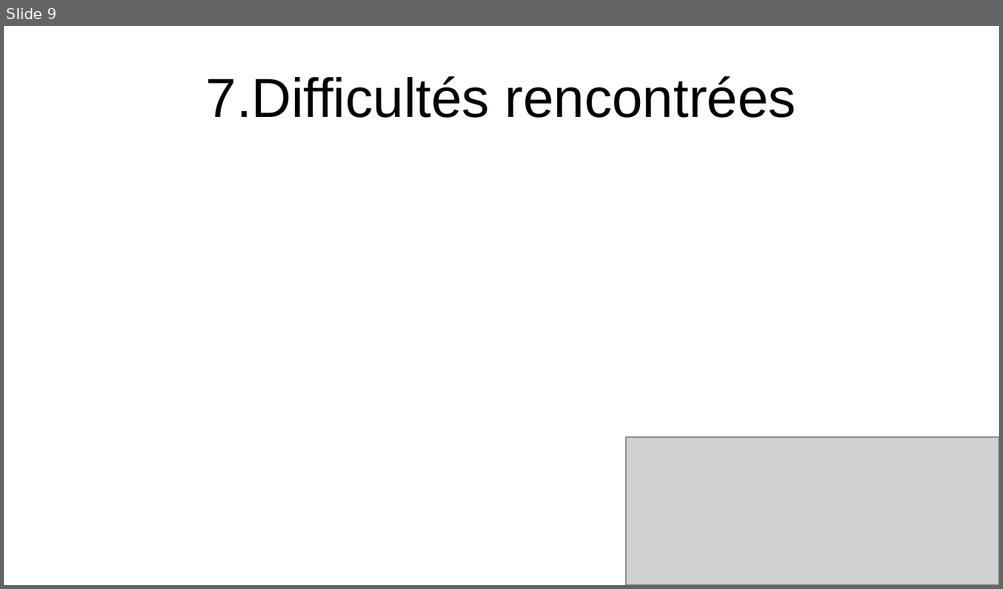
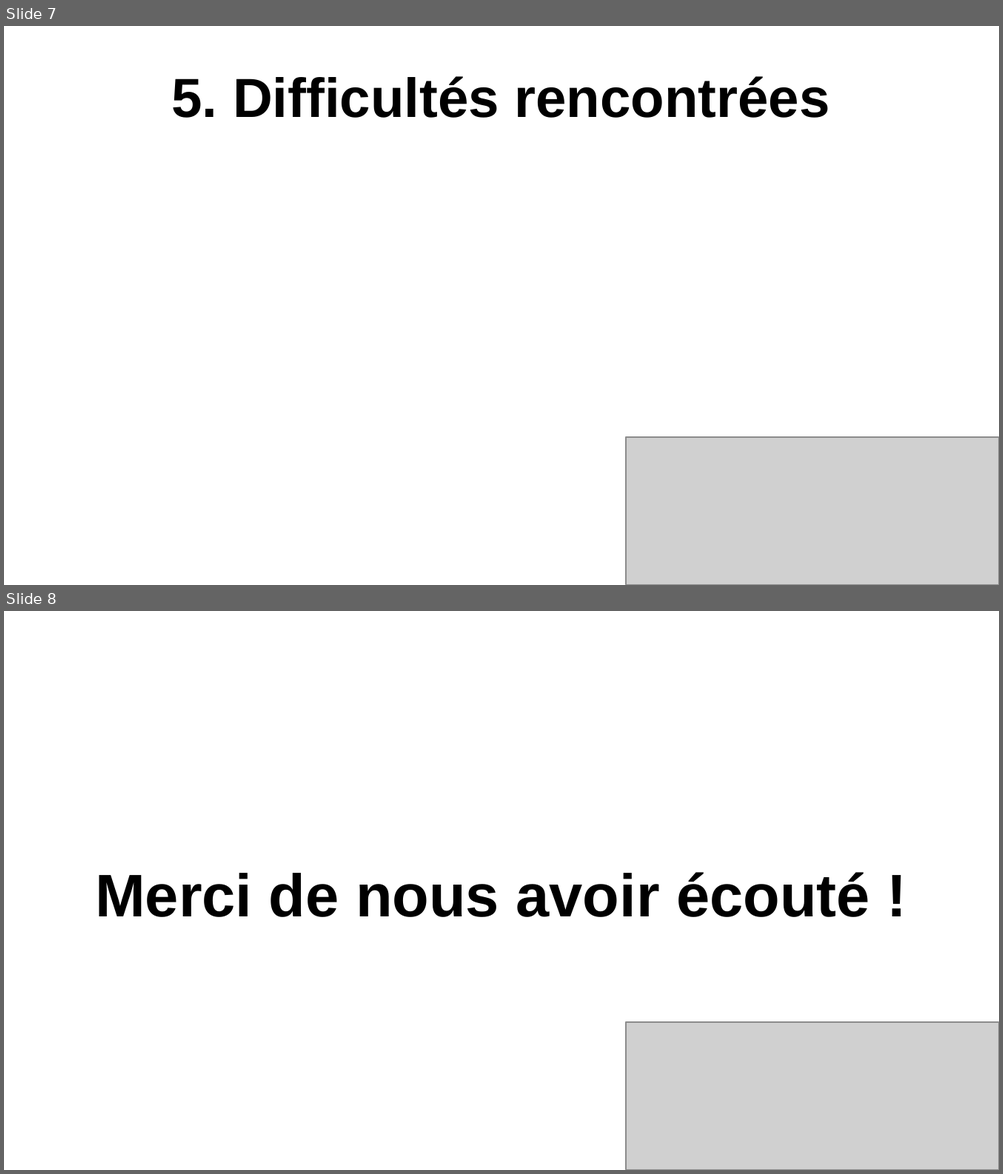
Before and after one commit to Noahrng/Projet_IA_Chess, a slide deck: diapo/projetIACHESS.odp. Shown one above the other, each under a label of ours: slide 9 before the commit, slides 7 and 8 after it. The pictures are 1003x589 and 1003x1174 pixels, drawn with LibreOffice and Linux fonts; fonts in the diff are those of the drawing; grey boxes stand for pictures. Boxes give left, top, right and bottom in pixels: in the first picture for what was removed or moved away, otherwise in the second. Text is boxed around its words. In the diff, an @@ line names an element or a change of style, - is before the commit and + after.

```diff
--- a/diapo/projetIACHESS.odp
+++ b/diapo/projetIACHESS.odp
@@ slide 8 added at <box>4,611,999,1170</box>, background #FFFFFF @@
@@ text added at <box>95,872,870,917</box>, 48 pt, text #000000, bold @@
+Merci de nous avoir écouté !
@@ picture added at <box>626,1022,999,1170</box> @@
@@ what was slide 9 is now slide 7 @@
@@ slide 7 changed as well @@
@@ title at <box>171,76,830,118</box>: text changed; bold on @@
-7.Difficultés rencontrées
+5. Difficultés rencontrées
```
Also in this commit, not shown: 5 other slides changed, 1 other slide added, 4 slides removed, 1 other file.
